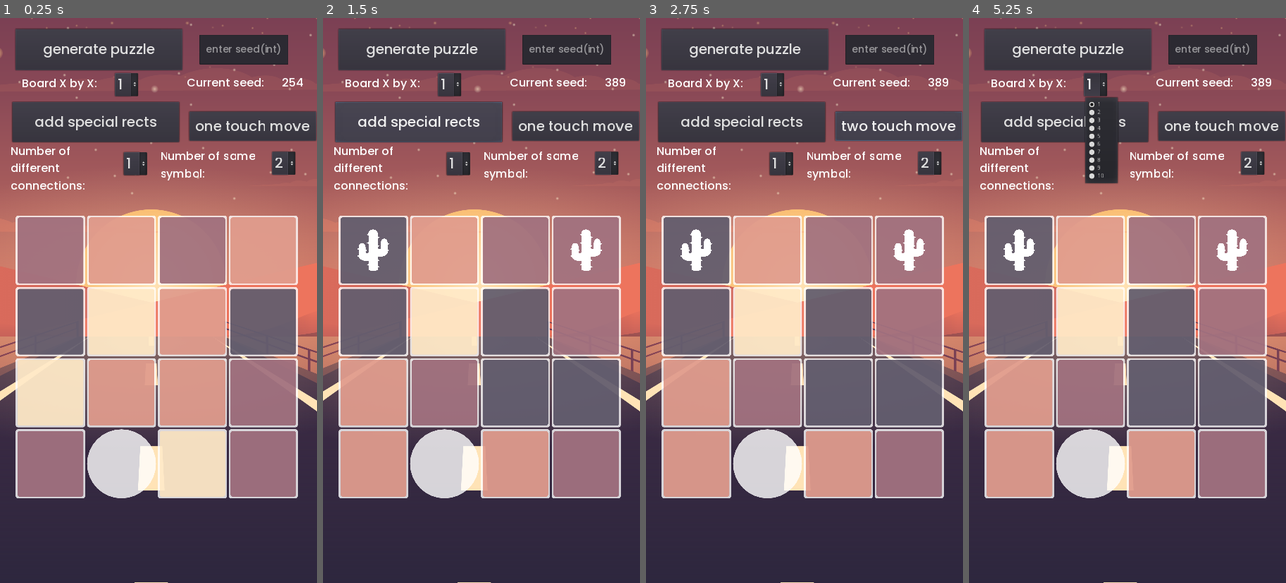
Above: before the commit, frames 1-4 (left to right).
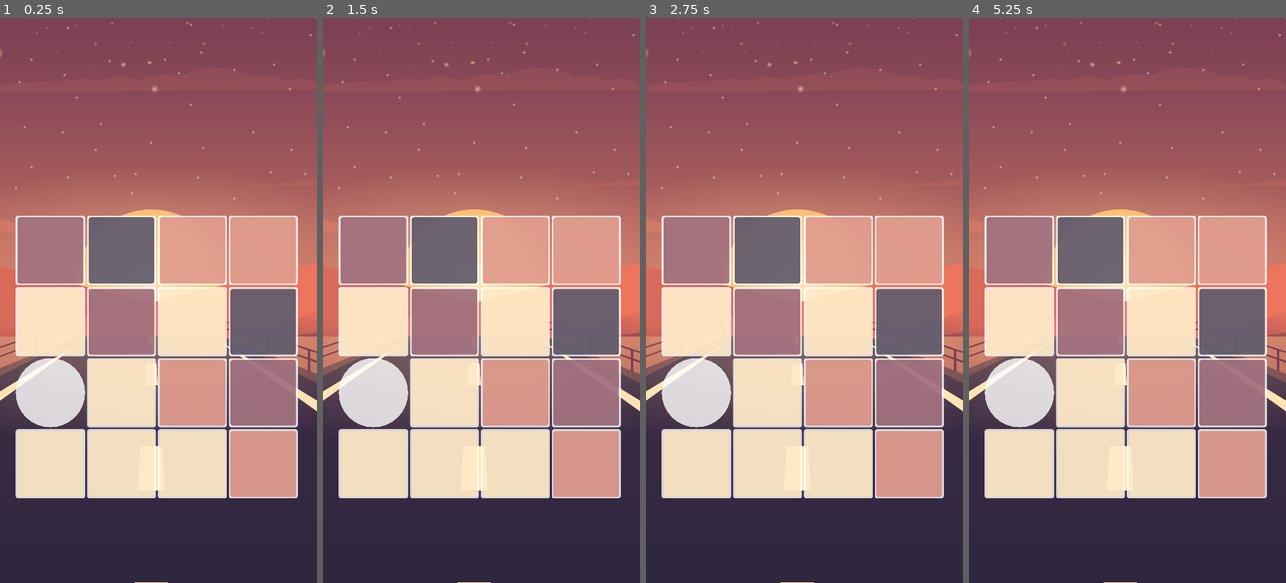
Above: after the commit, the same moments.

Repository: Cofica17/ColorCubes
Game: Godot game, scene res://scenes/Game.tscn
The game is run twice, just before and just after one commit, with the same random seed, the same clock (stepped at 60 frames per second) and the same inputs. The engine's default icon, where the game draws it, is replaced by a stand-in: a white triangle on a blue panel in a dark square.
Inputs (mouse positions are in pixels of both pictures, inside the frame that each line leads up to):
- Up to frame 1 (0.25 s): no input
- Up to frame 2 (1.5 s): click (421, 51) at 0.5 s, where only the run before the commit has a clickable "generate puzzle"; click (418, 119) at 1.25 s, where only the run before the commit has a clickable "add special rects"
- Up to frame 3 (2.75 s): click (899, 125) at 2 s, where only the run before the commit has a clickable "one touch move"
- Up to frame 4 (5.25 s): click (1222, 125) at 2.75 s, where only the run before the commit has a clickable "two touch move"; click (1105, 164) at 3.5 s, where only the run before the commit has a clickable "1"; click (1251, 164) at 4.25 s, where only the run before the commit has a clickable "2"; click (1095, 85) at 5 s, where only the run before the commit has a clickable "1"

The runs differ from the first frame. In frame 1, 38% of the frame differs, in the area x 3-100%, y 1-85%; in frame 2, 52%; in frame 3, 52%; in frame 4, 53%.

Commit message:
cleaned the project

Diff:
--- a/Global.gd
+++ b/Global.gd
@@ -17,7 +17,7 @@
 var colored_grid_rect
 var switch_grid_rects_initiated:bool = false
 
-var one_touch_move = false
+var one_touch_move = true
 
 enum DIRECTION {
 	LEFT,
--- a/project.godot
+++ b/project.godot
@@ -47,7 +47,7 @@
 Global="*res://Global.gd"
 BoardThemes="*res://BoardThemes.gd"
 Utils="*res://Utils.gd"
-CheckSolution="*res://scripts/CheckSolution.gd"
+CheckSolution="*res://CheckSolution.gd"
 
 [display]
 
--- a/scenes/Game.tscn
+++ b/scenes/Game.tscn
@@ -1,21 +1,8 @@
-[gd_scene load_steps=8 format=2]
+[gd_scene load_steps=4 format=2]
 
 [ext_resource path="res://scenes/Grid.tscn" type="PackedScene" id=1]
-[ext_resource path="res://fonts/Poppins-Medium.ttf" type="DynamicFontData" id=2]
 [ext_resource path="res://scripts/Game.gd" type="Script" id=3]
 [ext_resource path="res://assets/desert/tex/desert_bg.png" type="Texture" id=4]
-
-[sub_resource type="DynamicFont" id=1]
-size = 32
-font_data = ExtResource( 2 )
-
-[sub_resource type="DynamicFont" id=2]
-size = 27
-font_data = ExtResource( 2 )
-
-[sub_resource type="DynamicFont" id=3]
-size = 23
-font_data = ExtResource( 2 )
 
 [node name="Game" type="Control"]
 anchor_right = 1.0
@@ -48,164 +35,3 @@
 anchor_bottom = 0.85
 columns = 4
 rows = 4
-
-[node name="DEBUG_TBD" type="Node2D" parent="."]
-
-[node name="GeneratePuzzle" type="Button" parent="DEBUG_TBD"]
-margin_left = 34.745
-margin_top = 25.3841
-margin_right = 413.745
-margin_bottom = 118.384
-custom_fonts/font = SubResource( 1 )
-text = "generate puzzle"
-__meta__ = {
-"_edit_use_anchors_": false
-}
-
-[node name="Button" type="Button" parent="DEBUG_TBD"]
-margin_left = 28.1708
-margin_top = 189.579
-margin_right = 407.171
-margin_bottom = 280.579
-custom_fonts/font = SubResource( 1 )
-text = "add special rects"
-__meta__ = {
-"_edit_use_anchors_": false
-}
-
-[node name="Button2" type="Button" parent="DEBUG_TBD"]
-margin_left = 429.838
-margin_top = 211.919
-margin_right = 717.838
-margin_bottom = 277.919
-custom_fonts/font = SubResource( 1 )
-text = "one touch move"
-__meta__ = {
-"_edit_use_anchors_": false
-}
-
-[node name="OptionButton" type="OptionButton" parent="DEBUG_TBD"]
-margin_left = 280.777
-margin_top = 303.864
-margin_right = 333.777
-margin_bottom = 355.864
-custom_fonts/font = SubResource( 1 )
-text = "1"
-items = [ "1", null, false, 0, null, "2", null, false, 1, null ]
-selected = 0
-__meta__ = {
-"_edit_use_anchors_": false
-}
-
-[node name="Label2" type="Label" parent="DEBUG_TBD"]
-margin_left = 24.0127
-margin_top = 282.818
-margin_right = 249.013
-margin_bottom = 408.818
-custom_fonts/font = SubResource( 2 )
-text = "Number of different connections:"
-autowrap = true
-__meta__ = {
-"_edit_use_anchors_": false
-}
-
-[node name="OptionButton2" type="OptionButton" parent="DEBUG_TBD"]
-margin_left = 617.895
-margin_top = 302.529
-margin_right = 670.895
-margin_bottom = 354.529
-custom_fonts/font = SubResource( 1 )
-text = "2"
-items = [ "2", null, false, 1, null, "3", null, false, 2, null, "4", null, false, 3, null ]
-selected = 0
-__meta__ = {
-"_edit_use_anchors_": false
-}
-
-[node name="OptionButton3" type="OptionButton" parent="DEBUG_TBD"]
-margin_left = 260.952
-margin_top = 125.18
-margin_right = 313.952
-margin_bottom = 177.18
-custom_fonts/font = SubResource( 1 )
-text = "1"
-items = [ "1", null, false, 2, null, "2", null, false, 3, null, "3", null, false, 3, null, "4", null, false, 4, null, "5", null, false, 5, null, "6", null, false, 6, null, "7", null, false, 7, null, "8", null, false, 8, null, "9", null, false, 9, null, "10", null, false, 10, null ]
-selected = 0
-__meta__ = {
-"_edit_use_anchors_": false
-}
-
-[node name="Label3" type="Label" parent="DEBUG_TBD"]
-margin_left = 364.369
-margin_top = 295.253
-margin_right = 584.369
-margin_bottom = 379.253
-custom_fonts/font = SubResource( 2 )
-text = "Number of same symbol:"
-autowrap = true
-__meta__ = {
-"_edit_use_anchors_": false
-}
-
-[node name="21" type="Label" parent="DEBUG_TBD"]
-margin_left = 424.237
-margin_top = 127.939
-margin_right = 627.237
-margin_bottom = 175.939
-custom_fonts/font = SubResource( 2 )
-text = "Current seed: "
-__meta__ = {
-"_edit_use_anchors_": false
-}
-
-[node name="CurrentSeed" type="Label" parent="DEBUG_TBD"]
-margin_left = 640.157
-margin_top = 127.913
-margin_right = 873.157
-margin_bottom = 174.913
-custom_fonts/font = SubResource( 2 )
-text = "123"
-__meta__ = {
-"_edit_use_anchors_": false
-}
-
-[node name="xbyx" type="Label" parent="DEBUG_TBD"]
-margin_left = 49.7416
-margin_top = 130.158
-margin_right = 282.742
-margin_bottom = 177.158
-custom_fonts/font = SubResource( 2 )
-text = "Board X by X:"
-__meta__ = {
-"_edit_use_anchors_": false
-}
-
-[node name="LineEdit" type="LineEdit" parent="DEBUG_TBD"]
-margin_left = 453.474
-margin_top = 38.1637
-margin_right = 655.474
-margin_bottom = 105.164
-custom_fonts/font = SubResource( 3 )
-align = 1
-placeholder_text = "enter seed(int)"
-__meta__ = {
-"_edit_use_anchors_": false
-}
-
-[node name="Button3" type="Button" parent="DEBUG_TBD"]
-visible = false
-margin_left = 343.532
-margin_top = 294.43
-margin_right = 645.532
-margin_bottom = 349.43
-rect_scale = Vector2( 0.843359, 1.40213 )
-custom_fonts/font = SubResource( 1 )
-text = "Solution check"
-__meta__ = {
-"_edit_use_anchors_": false
-}
-
-[connection signal="pressed" from="DEBUG_TBD/Button2" to="." method="_on_Button2_pressed"]
-[connection signal="item_selected" from="DEBUG_TBD/OptionButton" to="." method="_on_OptionButton_item_selected"]
-[connection signal="item_selected" from="DEBUG_TBD/OptionButton2" to="." method="_on_OptionButton2_item_selected"]
-[connection signal="item_selected" from="DEBUG_TBD/OptionButton3" to="." method="_on_OptionButton3_item_selected"]
--- a/scripts/Game.gd
+++ b/scripts/Game.gd
@@ -1,40 +1,25 @@
 extends Control
 tool
 
+var GridRectScene = load("res://scenes/ColoredGridRect.tscn")
+var MoveableGridRectScene = load("res://scenes/MoveableGridRect.tscn")
+
 onready var grid:Grid = get_node("Grid")
 
-var added_connection_rects := false
-var num_of_dif_con = 1
-var num_of_p = 2
 
 func _ready():
 	Global.current_theme = BoardThemes.desert
-	Global.RNG.randomize()
-	var s = Global.RNG.randi() % 1000
-	Global.RNG.seed = s
-	Global.current_seed = s
 	_generate_puzzle()
-	$DEBUG_TBD/CurrentSeed.text = str(s)
-	$DEBUG_TBD/Button.connect("pressed", self, "_add_connection_rects")
-	$DEBUG_TBD/GeneratePuzzle.connect("pressed", self, "_generate_puzzle")
 	Global.connect("grid_rect_switched", self, "_check_solution")
 
 
 func _check_solution() -> void:
-	if CheckSolution.is_grid_solved(grid):
-		$DEBUG_TBD/Button3.text = "solved"
-	else:
-		$DEBUG_TBD/Button3.text = "not solved"
+	pass #TBA
 
 
-func _add_connection_rects(num_of_different_connection_rects:int = num_of_dif_con, num_of_pairs:int= num_of_p) -> void:
-	if added_connection_rects:
-		return
-	else:
-		added_connection_rects = true
-
-		if num_of_different_connection_rects > Global.total_number_of_diff_connection_rects:
-			num_of_different_connection_rects = Global.total_number_of_diff_connection_rects
+func _add_connection_rects(num_of_different_connection_rects:int, num_of_pairs:int) -> void:
+	if num_of_different_connection_rects > Global.total_number_of_diff_connection_rects:
+		num_of_different_connection_rects = Global.total_number_of_diff_connection_rects
 
 	var excluding = [grid.get_moveable_rect_id()]
 	var excluding_icons = []
@@ -61,35 +46,8 @@
 		excluding_icons.append(rnd_rect_icon)
 
 
-var new_grid_columns
-var new_grid_rows
-func _on_OptionButton3_item_selected(index):
-	new_grid_columns = index + 1
-	new_grid_rows = index + 1
-
-
 func _generate_puzzle() -> void:
-	var el_text = $DEBUG_TBD/LineEdit.text
-	if not el_text.empty():
-		var s = int(el_text)
-		Global.RNG.seed = s
-		$DEBUG_TBD/CurrentSeed.text = str(s)
-	else:
-		var s = Global.RNG.randi() % 1000
-		Global.RNG.seed = s
-		Global.current_seed = s
-		$DEBUG_TBD/CurrentSeed.text = str(s)
-
-	added_connection_rects = false
-
 	grid.clear_grid_container()
-
-	if new_grid_columns and new_grid_rows:
-		grid.columns = new_grid_columns
-		grid.rows = new_grid_rows
-
-	var GridRectScene = load("res://scenes/ColoredGridRect.tscn")
-	var MoveableGridRectScene = load("res://scenes/MoveableGridRect.tscn")
 
 	var idx = 0
 
@@ -118,21 +76,3 @@
 				grid_rect.set_color(Global.current_theme.colors[random_color_idx])
 
 	grid.call_deferred("adjust_board_size")
-
-
-func _on_OptionButton_item_selected(index):
-	num_of_dif_con = index + 1
-
-
-func _on_OptionButton2_item_selected(index):
-	num_of_p = index + 2
-
-var one_touch_text = "one touch move"
-var two_touch_text = "two touch move"
-func _on_Button2_pressed():
-	if $DEBUG_TBD/Button2.text == one_touch_text:
-		Global.one_touch_move = true
-		$DEBUG_TBD/Button2.text = two_touch_text
-	else:
-		Global.one_touch_move = false
-		$DEBUG_TBD/Button2.text = one_touch_text
--- a/scripts/GridRect.gd
+++ b/scripts/GridRect.gd
@@ -7,6 +7,7 @@
 var id:int
 
 var color:Color setget set_color, get_rect_color
+
 
 func _gui_input(event):
 	if event.is_pressed():
Renamed: scripts/CheckSolution.gd -> CheckSolution.gd
